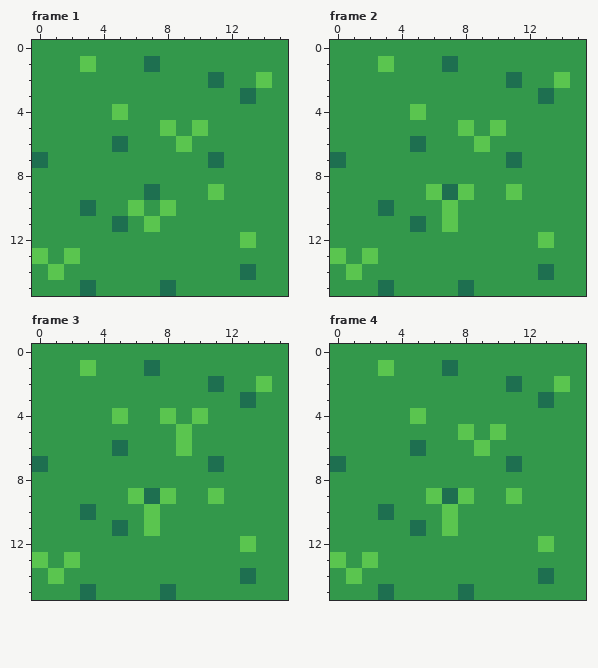
One commit to this pixel-art file: aseprite/bg_tile_grass.aseprite. This is how it looked before the edit.
16x16 pixels, 4 frames. Shown: frame 1, frame 2, frame 3, frame 4.
New version:
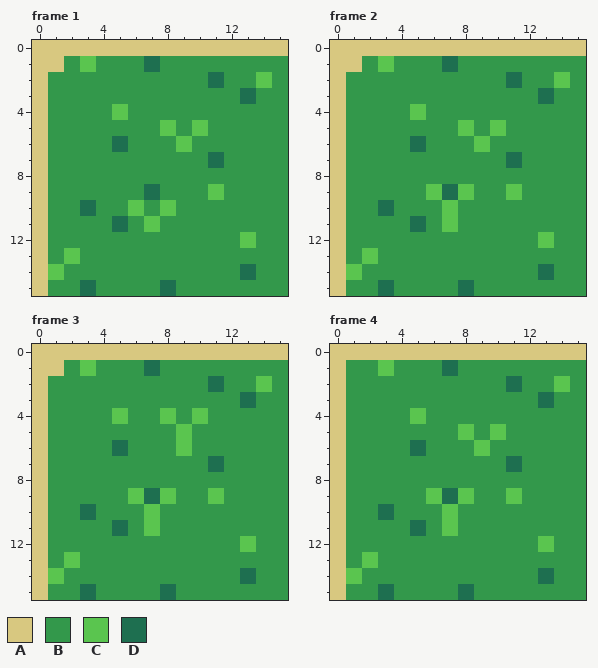
Palette (. is transparent): A #d8c880  B #33984b  C #5ac54f  D #1e6f50
Diff:
layer "rock_w" added
layer "rock_nw" added
layer "snow_w" added
layer "snow_nw" added
layer "desert_w" added
layer "desert_nw" added
Changed rows in their new state; - is an unchanged pixel.
Frame 1, layer "desert_nw":
first column x 0:
 0 AAAAAAAAAAAAAAAA
 1 AA--------------
 2 A---------------
 3 A---------------
 4 A---------------
 5 A---------------
 6 A---------------
 7 A---------------
 8 A---------------
 9 A---------------
10 A---------------
11 A---------------
12 A---------------
13 A---------------
14 A---------------
15 A---------------
Frame 2, layer "desert_nw": the same change as frame 1
Frame 3, layer "desert_nw": the same change as frame 1
Frame 4, layers "desert_nw", "desert_w":
first column x 0:
 0 AAAAAAAAAAAAAAAA
 1 A---------------
 2 A---------------
 3 A---------------
 4 A---------------
 5 A---------------
 6 A---------------
 7 A---------------
 8 A---------------
 9 A---------------
10 A---------------
11 A---------------
12 A---------------
13 A---------------
14 A---------------
15 A---------------
